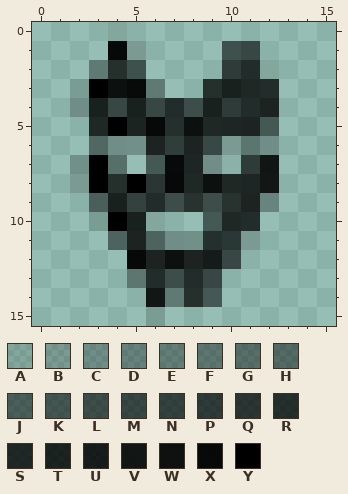
File history of a pixel-art sprite, favicon-16x16.png. The picture above is the old version.
The file is 16x16 pixels. Pixels under 10% opacity are left out. Colours within 5 levels of each other are drawn and written as one.
Palette (. is transparent): A #00000020  B #00000030  C #00000040  D #00000050  E #00000057  F #00000060  G #0000006a  H #00000070  J #00000080  K #0000008b  L #00000098  M #000000a0  N #000000a6  P #000000b0  Q #000000b6  R #000000c0  S #000000c9  T #000000d0  U #000000d8  V #000000e0  W #000000e8  X #000000f2  Y #000000
Pixels before, first column x 2:
 0 ..A........
 1 ..XB....KM.
 2 .DRK....PRA
 3 AYWXD..RTSR
 4 CTMTMRLTPRT
 5 .SYTXRWSSTJ
 6 .GCBTNTLBEC
 7 BYF.JXSC.PV
 8 BYRYQXSWSSV
 9 .JTNRLQLQTC
10 .AYTA..JSR.
11 ..HTHCBRPB.
12 ...XTWTUM..
13 ...FRLRM...
14 ....VDRJ...
15 ....A......
The result:
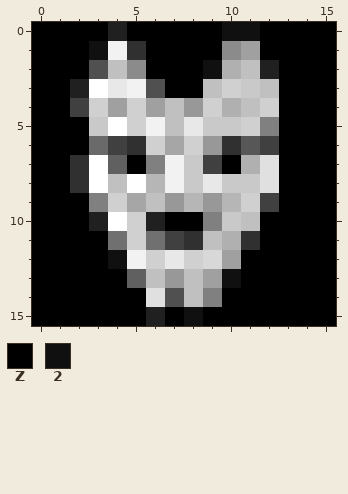
Colours new in this view: Z #000000  2 #101010
Change:
colour A: #00000020 -> #202020
colour B: #00000030 -> #303030
colour C: #00000040 -> #404040
colour D: #00000050 -> #505050
colour E: #00000057 -> #575757
colour F: #00000060 -> #606060
colour G: #0000006a -> #6a6a6a
colour H: #00000070 -> #707070
colour J: #00000080 -> #808080
colour K: #0000008b -> #8b8b8b
colour L: #00000098 -> #989898
colour M: #000000a0 -> #a0a0a0
colour N: #000000a6 -> #a6a6a6
colour P: #000000b0 -> #b0b0b0
colour Q: #000000b6 -> #b6b6b6
colour R: #000000c0 -> #c0c0c0
colour S: #000000c9 -> #c9c9c9
colour T: #000000d0 -> #d0d0d0
colour U: #000000d8 -> #d8d8d8
colour V: #000000e0 -> #e0e0e0
colour W: #000000e8 -> #e8e8e8
colour X: #000000f2 -> #f2f2f2
colour Y: #000000 -> #ffffff
Changed rows in their new state; - is a pixel that keeps its letter.
first column x 0:
 0 ZZZZ-ZZZZZ22ZZZZ
 1 ZZZ2--ZZZZ--ZZZZ
 2 ZZZ---ZZZ2---ZZZ
 3 ZZ-----ZZ----ZZZ
 4 ZZ-----------ZZZ
 5 ZZZ----------ZZZ
 6 ZZZ----------ZZZ
 7 ZZ---Z----Z--ZZZ
 8 ZZ-----------ZZZ
 9 ZZZ----------ZZZ
10 ZZZ----ZZ---ZZZZ
11 ZZZZ--------ZZZZ
12 ZZZZ2------ZZZZZ
13 ZZZZZ-----2ZZZZZ
14 ZZZZZZ----ZZZZZZ
15 ZZZZZZ-Z2ZZZZZZZ
Where, in picture pixels (left, top, right, bottom), the same in both pictures:
changed: (32, 22, 336, 326)
